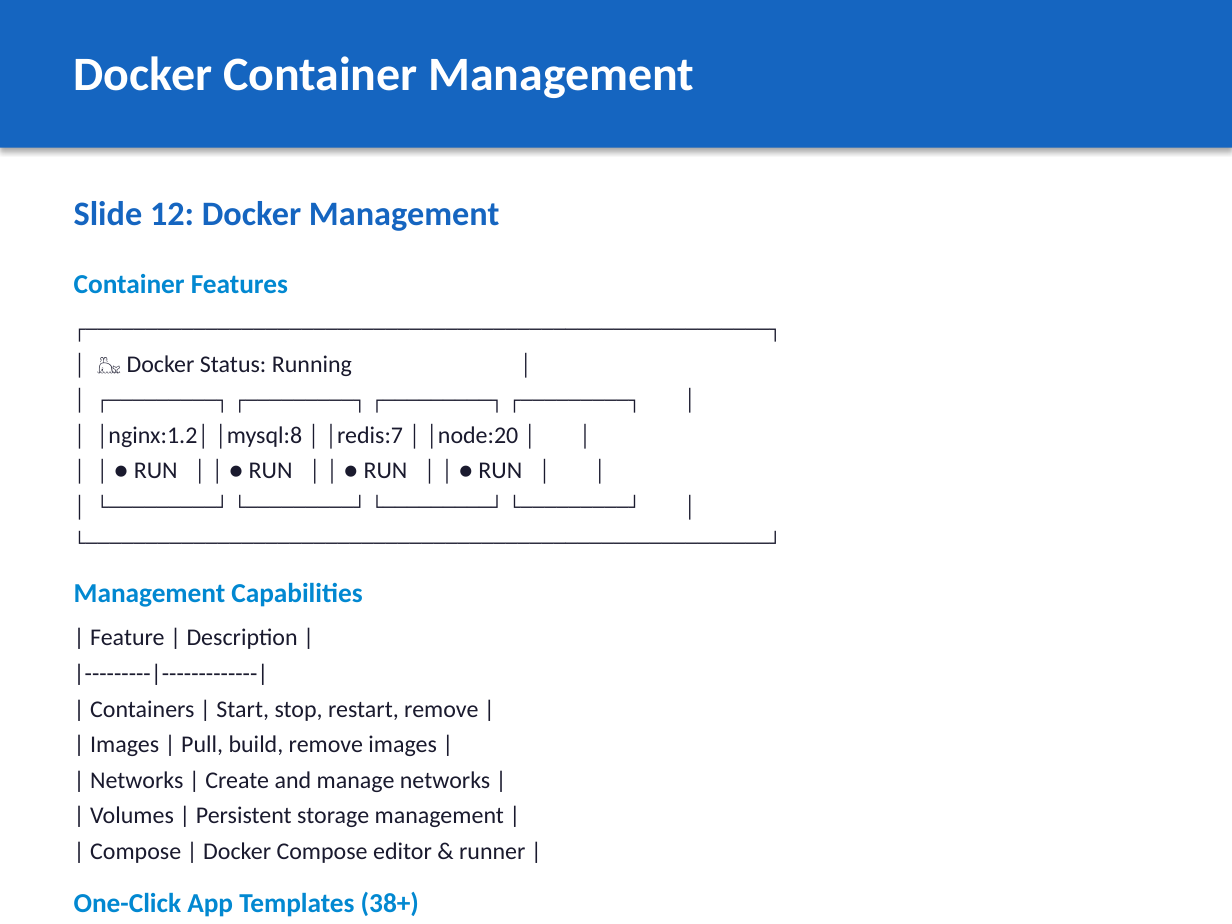
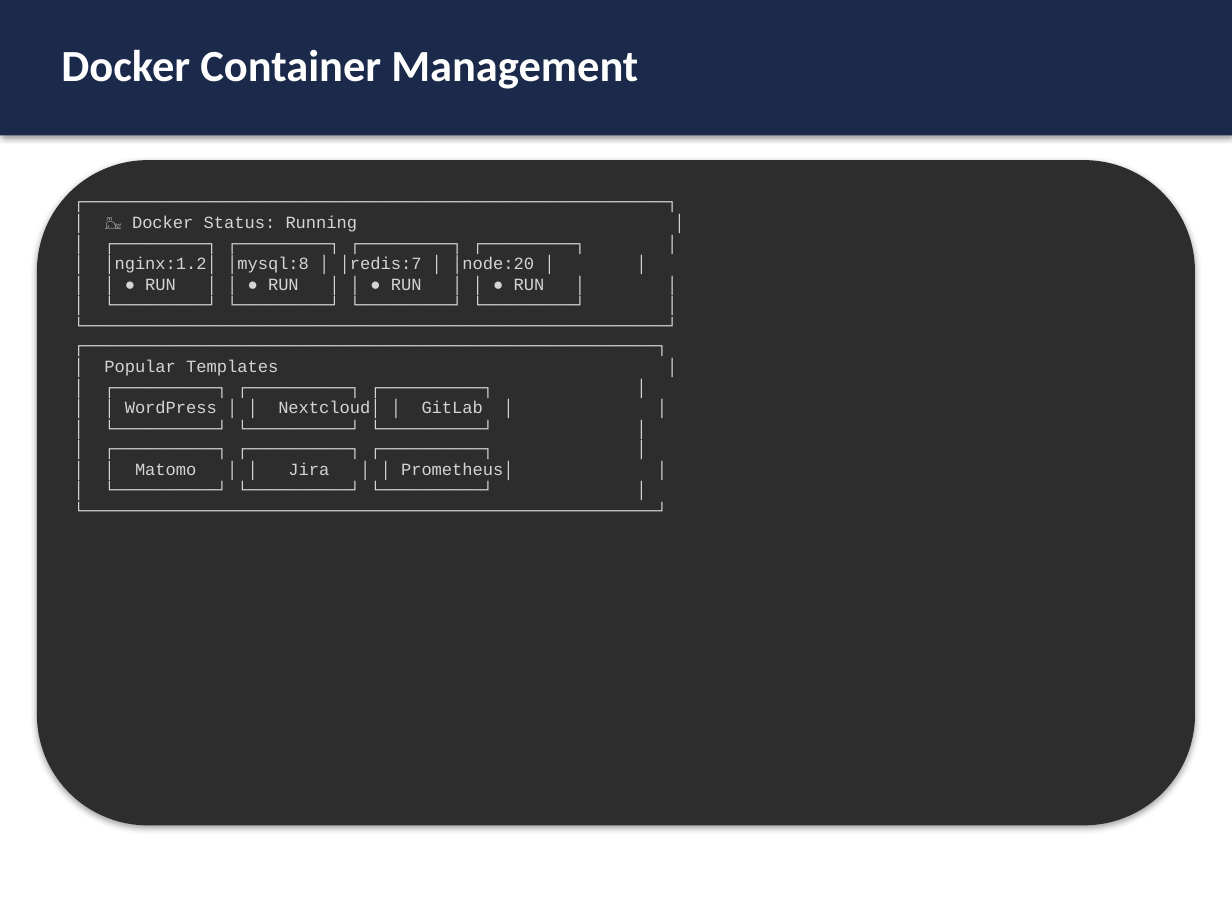
Before and after one commit to NguyenVanHuyDung/ITDLUPanel, a slide deck: slide 13 of docs/slides/01-introduction.pptx. Drawn at 1232x924 pixels with LibreOffice and Linux fonts; fonts in the diff are those of the drawing. Boxes give left, top, right and bottom in pixels: in the first picture for what was removed or moved away, otherwise in the second. Text is boxed around its words. In the diff, an @@ line names an element or a change of style, - is before the commit and + after.

```diff
--- a/docs/slides/01-introduction.pptx
+++ b/docs/slides/01-introduction.pptx
@@ rectangle: place and size @@
-rectangle at (0, 0, 1232, 148)
+rectangle at (0, 0, 1232, 136)
@@ rectangle at (0, 0, 1232, 136): fill #1565C0 to #1B2A4A @@
@@ text "Docker Container Management": place and size @@
-text "Docker Container Management" at (74, 56, 694, 98)
+text "Docker Container Management" at (61, 49, 638, 89)
@@ text "Docker Container Management" at (61, 49, 638, 89): size 28 to 26 pt @@
@@ rounded rectangle added at (37, 160, 1195, 825), fill #2D2D2D @@
@@ text "┌─────────────────────────────────────────────────────────┐" at (104, 215, 545, 480): size 14 to 10 pt, font Calibri to Courier New, text colour #1A1A2E to #D4D4D4; less space between paragraphs @@
@@ text at (74, 201, 499, 294): paragraphs removed @@
-Slide 12: Docker Management
-Container Features
@@ text at (74, 582, 525, 917): paragraphs removed @@
-Management Capabilities
-| Feature | Description |
-|---------|-------------|
-| Containers | Start, stop, restart, remove |
-| Images | Pull, build, remove images |
-| Networks | Create and manage networks |
-| Volumes | Persistent storage management |
-| Compose | Docker Compose editor & runner |
-One-Click App Templates (38+)
```
Also in this commit, not shown: 21 other slides changed, 1 slide added, 19 other files.
